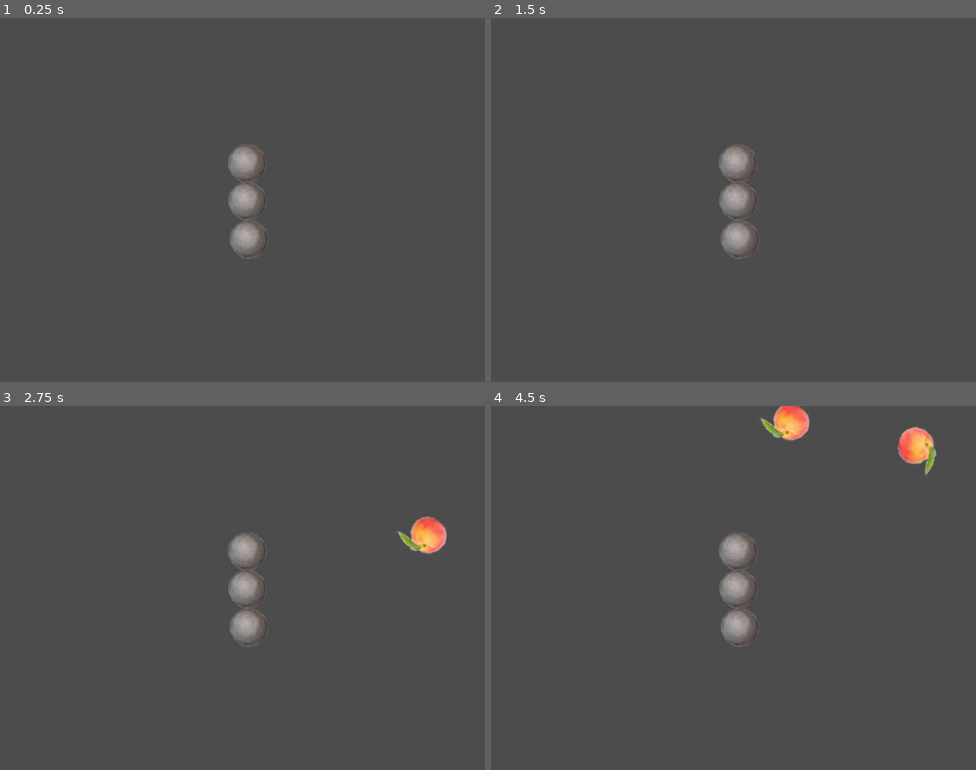
Above: before the commit, frames 1-4 (two rows, left to right).
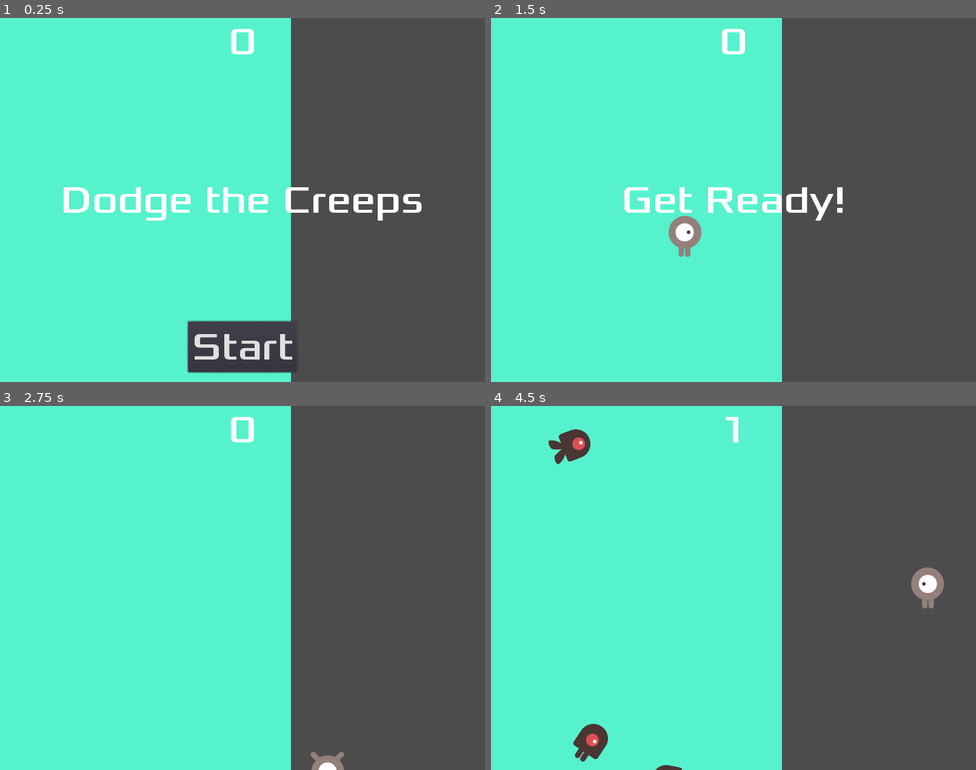
Above: after the commit, the same moments.

Repository: jwackito/dodgethecovid
Game: Godot game, scene res://scenes/Main.tscn
Two runs of this game, one before a commit and one after it. Both use one fixed random seed, a clock stepped at 60 frames per second and the inputs below. Before the commit the project starts from res://scenes/LevelOne.tscn.
Inputs (mouse positions are in pixels of both pictures, inside the frame that each line leads up to):
- Up to frame 1 (0.25 s): no input
- Up to frame 2 (1.5 s): click (733, 345) at 0.5 s, where only the run after the commit has a clickable "Start"; tap Enter at 1.25 s; hold Right (ui_right) from 1.28 s (still down)
- Up to frame 3 (2.75 s): release Right (ui_right) at 2.03 s; hold Down (ui_down) from 2.03 s (still down)
- Up to frame 4 (4.5 s): release Down (ui_down) at 2.78 s; hold Right (ui_right) 2.78-3.53 s; hold Up (ui_up) 3.53-4.28 s; hold Left (ui_left) from 4.28 s (still down)

The runs differ from the first frame. In frame 1, 58% of the frame differs, in the area x 0-87%, y 0-100%; in frame 2, 60%; in frame 3, 61%; in frame 4, 62%, in the area x 0-94%, y 0-100%.

Commit message:
Added GUI scenes

Diff:
--- /dev/null
+++ b/Dodge The Creeps/assets/art/GUI/bar_bg.svg
@@ -0,0 +1,65 @@
+<?xml version="1.0" encoding="UTF-8" standalone="no"?>
+<!-- Created with Inkscape (http://www.inkscape.org/) -->
+
+<svg
+   xmlns:dc="http://purl.org/dc/elements/1.1/"
+   xmlns:cc="http://creativecommons.org/ns#"
+   xmlns:rdf="http://www.w3.org/1999/02/22-rdf-syntax-ns#"
+   xmlns:svg="http://www.w3.org/2000/svg"
+   xmlns="http://www.w3.org/2000/svg"
+   xmlns:sodipodi="http://sodipodi.sourceforge.net/DTD/sodipodi-0.dtd"
+   xmlns:inkscape="http://www.inkscape.org/namespaces/inkscape"
+   width="34.924999mm"
+   height="9.5249996mm"
+   viewBox="0 0 34.924999 9.5249996"
+   version="1.1"
+   id="svg8"
+   inkscape:version="0.92.5 (2060ec1f9f, 2020-04-08)"
+   sodipodi:docname="bar_bg.svg">
+  <defs
+     id="defs2" />
+  <sodipodi:namedview
+     id="base"
+     pagecolor="#ffffff"
+     bordercolor="#666666"
+     borderopacity="1.0"
+     inkscape:pageopacity="0.0"
+     inkscape:pageshadow="2"
+     inkscape:zoom="2.8"
+     inkscape:cx="110.53264"
+     inkscape:cy="-91.312466"
+     inkscape:document-units="mm"
+     inkscape:current-layer="layer1"
+     showgrid="false"
+     inkscape:window-width="1920"
+     inkscape:window-height="1024"
+     inkscape:window-x="0"
+     inkscape:window-y="0"
+     inkscape:window-maximized="1" />
+  <metadata
+     id="metadata5">
+    <rdf:RDF>
+      <cc:Work
+         rdf:about="">
+        <dc:format>image/svg+xml</dc:format>
+        <dc:type
+           rdf:resource="http://purl.org/dc/dcmitype/StillImage" />
+        <dc:title></dc:title>
+      </cc:Work>
+    </rdf:RDF>
+  </metadata>
+  <g
+     inkscape:label="Layer 1"
+     inkscape:groupmode="layer"
+     id="layer1"
+     transform="translate(-28.952979,-29.794457)">
+    <rect
+       style="fill:none;fill-opacity:1;fill-rule:nonzero;stroke:#008000;stroke-width:1.05833328;stroke-linecap:round;stroke-miterlimit:4;stroke-dasharray:none;stroke-opacity:1"
+       id="rect815"
+       width="33.866665"
+       height="8.4666662"
+       x="29.482145"
+       y="30.323624"
+       ry="3.4017844" />
+  </g>
+</svg>
--- /dev/null
+++ b/Dodge The Creeps/assets/art/GUI/bar_fill.svg
@@ -0,0 +1,65 @@
+<?xml version="1.0" encoding="UTF-8" standalone="no"?>
+<!-- Created with Inkscape (http://www.inkscape.org/) -->
+
+<svg
+   xmlns:dc="http://purl.org/dc/elements/1.1/"
+   xmlns:cc="http://creativecommons.org/ns#"
+   xmlns:rdf="http://www.w3.org/1999/02/22-rdf-syntax-ns#"
+   xmlns:svg="http://www.w3.org/2000/svg"
+   xmlns="http://www.w3.org/2000/svg"
+   xmlns:sodipodi="http://sodipodi.sourceforge.net/DTD/sodipodi-0.dtd"
+   xmlns:inkscape="http://www.inkscape.org/namespaces/inkscape"
+   width="34.924999mm"
+   height="9.5249996mm"
+   viewBox="0 0 34.924999 9.5249996"
+   version="1.1"
+   id="svg8"
+   inkscape:version="0.92.5 (2060ec1f9f, 2020-04-08)"
+   sodipodi:docname="bar_fill.svg">
+  <defs
+     id="defs2" />
+  <sodipodi:namedview
+     id="base"
+     pagecolor="#ffffff"
+     bordercolor="#666666"
+     borderopacity="1.0"
+     inkscape:pageopacity="0.0"
+     inkscape:pageshadow="2"
+     inkscape:zoom="7.9195959"
+     inkscape:cx="73.063072"
+     inkscape:cy="19.233892"
+     inkscape:document-units="mm"
+     inkscape:current-layer="layer1"
+     showgrid="false"
+     inkscape:window-width="1920"
+     inkscape:window-height="1024"
+     inkscape:window-x="0"
+     inkscape:window-y="0"
+     inkscape:window-maximized="1" />
+  <metadata
+     id="metadata5">
+    <rdf:RDF>
+      <cc:Work
+         rdf:about="">
+        <dc:format>image/svg+xml</dc:format>
+        <dc:type
+           rdf:resource="http://purl.org/dc/dcmitype/StillImage" />
+        <dc:title></dc:title>
+      </cc:Work>
+    </rdf:RDF>
+  </metadata>
+  <g
+     inkscape:label="Layer 1"
+     inkscape:groupmode="layer"
+     id="layer1"
+     transform="translate(-28.952979,-29.794457)">
+    <rect
+       style="fill:#00c000;fill-opacity:1;fill-rule:nonzero;stroke:none;stroke-width:1.05833328;stroke-linecap:round;stroke-miterlimit:4;stroke-dasharray:none;stroke-opacity:1"
+       id="rect815"
+       width="33.866665"
+       height="8.4666662"
+       x="29.482145"
+       y="30.323624"
+       ry="3.4017844" />
+  </g>
+</svg>
--- /dev/null
+++ b/Dodge The Creeps/assets/art/GUI/counter_bg.svg
@@ -0,0 +1,65 @@
+<?xml version="1.0" encoding="UTF-8" standalone="no"?>
+<!-- Created with Inkscape (http://www.inkscape.org/) -->
+
+<svg
+   xmlns:dc="http://purl.org/dc/elements/1.1/"
+   xmlns:cc="http://creativecommons.org/ns#"
+   xmlns:rdf="http://www.w3.org/1999/02/22-rdf-syntax-ns#"
+   xmlns:svg="http://www.w3.org/2000/svg"
+   xmlns="http://www.w3.org/2000/svg"
+   xmlns:sodipodi="http://sodipodi.sourceforge.net/DTD/sodipodi-0.dtd"
+   xmlns:inkscape="http://www.inkscape.org/namespaces/inkscape"
+   width="34.924999mm"
+   height="9.5249996mm"
+   viewBox="0 0 34.924999 9.5249996"
+   version="1.1"
+   id="svg8"
+   inkscape:version="0.92.5 (2060ec1f9f, 2020-04-08)"
+   sodipodi:docname="counter_bg.svg">
+  <defs
+     id="defs2" />
+  <sodipodi:namedview
+     id="base"
+     pagecolor="#ffffff"
+     bordercolor="#666666"
+     borderopacity="1.0"
+     inkscape:pageopacity="0.0"
+     inkscape:pageshadow="2"
+     inkscape:zoom="7.9195959"
+     inkscape:cx="54.564653"
+     inkscape:cy="19.233892"
+     inkscape:document-units="mm"
+     inkscape:current-layer="layer1"
+     showgrid="false"
+     inkscape:window-width="1920"
+     inkscape:window-height="1024"
+     inkscape:window-x="0"
+     inkscape:window-y="0"
+     inkscape:window-maximized="1" />
+  <metadata
+     id="metadata5">
+    <rdf:RDF>
+      <cc:Work
+         rdf:about="">
+        <dc:format>image/svg+xml</dc:format>
+        <dc:type
+           rdf:resource="http://purl.org/dc/dcmitype/StillImage" />
+        <dc:title />
+      </cc:Work>
+    </rdf:RDF>
+  </metadata>
+  <g
+     inkscape:label="Layer 1"
+     inkscape:groupmode="layer"
+     id="layer1"
+     transform="translate(-28.952979,-29.794457)">
+    <rect
+       style="fill:#4d4d4d;fill-opacity:1;fill-rule:nonzero;stroke:none;stroke-width:1.05833328;stroke-linecap:round;stroke-miterlimit:4;stroke-dasharray:none;stroke-opacity:1"
+       id="rect815"
+       width="33.866665"
+       height="8.4666662"
+       x="29.482145"
+       y="30.323624"
+       ry="3.4017844" />
+  </g>
+</svg>
--- /dev/null
+++ b/Dodge The Creeps/assets/art/GUI/default_theme/default_dynamicfont.tres
@@ -0,0 +1,7 @@
+[gd_resource type="DynamicFont" load_steps=2 format=2]
+
+[ext_resource path="res://assets/art/GUI/default_theme/fonts/Xolonium-Regular.ttf" type="DynamicFontData" id=1]
+
+[resource]
+size = 22
+font_data = ExtResource( 1 )
--- /dev/null
+++ b/Dodge The Creeps/assets/art/GUI/default_theme/default_theme.tres
@@ -0,0 +1,15 @@
+[gd_resource type="Theme" load_steps=2 format=2]
+
+[ext_resource path="res://assets/art/GUI/default_theme/default_dynamicfont.tres" type="DynamicFont" id=1]
+
+[resource]
+default_font = ExtResource( 1 )
+Label/colors/font_color = Color( 1, 1, 1, 1 )
+Label/colors/font_color_shadow = Color( 0, 0, 0, 0 )
+Label/colors/font_outline_modulate = Color( 1, 1, 1, 1 )
+Label/constants/line_spacing = 3
+Label/constants/shadow_as_outline = 0
+Label/constants/shadow_offset_x = 1
+Label/constants/shadow_offset_y = 1
+Label/fonts/font = null
+Label/styles/normal = null
--- a/Dodge The Creeps/project.godot
+++ b/Dodge The Creeps/project.godot
@@ -9,22 +9,22 @@
 config_version=4
 
 _global_script_classes=[ {
-"base": "Reference",
+"base": "Person",
 "class": "Gendarme",
 "language": "GDScript",
 "path": "res://src/Gendarme.gd"
 }, {
-"base": "Reference",
+"base": "Node",
 "class": "LevelOne",
 "language": "GDScript",
 "path": "res://src/LevelOne.gd"
 }, {
-"base": "Reference",
+"base": "RigidBody2D",
 "class": "Person",
 "language": "GDScript",
 "path": "res://src/Person.gd"
 }, {
-"base": "Reference",
+"base": "Person",
 "class": "PersonWithMask",
 "language": "GDScript",
 "path": "res://src/PersonWithMask.gd"
@@ -38,8 +38,8 @@
 
 [application]
 
-config/name="Dodge The Creeps"
-run/main_scene="res://scenes/LevelOne.tscn"
+config/name="Escape From Covid-19"
+run/main_scene="res://scenes/Main.tscn"
 config/icon="res://icon.png"
 
 [display]
--- /dev/null
+++ b/Dodge The Creeps/scenes/GUI/Bar.tscn
@@ -0,0 +1,63 @@
+[gd_scene load_steps=6 format=2]
+
+[ext_resource path="res://assets/art/GUI/bar_bg.svg" type="Texture" id=1]
+[ext_resource path="res://assets/art/GUI/bar_fill.svg" type="Texture" id=2]
+[ext_resource path="res://assets/art/GUI/facemask.png" type="Texture" id=3]
+[ext_resource path="res://assets/art/GUI/default_theme/default_theme.tres" type="Theme" id=4]
+[ext_resource path="res://assets/art/GUI/counter_bg.svg" type="Texture" id=5]
+
+[node name="Bar" type="HBoxContainer"]
+margin_right = 266.0
+margin_bottom = 36.0
+__meta__ = {
+"_edit_use_anchors_": false
+}
+
+[node name="Container" type="NinePatchRect" parent="."]
+margin_right = 130.0
+margin_bottom = 36.0
+rect_min_size = Vector2( 130, 0 )
+texture = ExtResource( 5 )
+patch_margin_left = 8
+patch_margin_top = 8
+patch_margin_right = 8
+patch_margin_bottom = 8
+__meta__ = {
+"_edit_use_anchors_": false
+}
+
+[node name="Label" type="Label" parent="Container"]
+anchor_left = 1.0
+anchor_top = 0.5
+anchor_right = 1.0
+anchor_bottom = 0.5
+margin_left = -61.0
+margin_top = -18.0
+margin_bottom = 18.0
+theme = ExtResource( 4 )
+text = "95%"
+align = 1
+valign = 1
+__meta__ = {
+"_edit_use_anchors_": false
+}
+
+[node name="TextureRect" type="TextureRect" parent="Container"]
+anchor_top = 0.5
+anchor_bottom = 0.5
+margin_top = -27.0
+margin_right = 64.0
+margin_bottom = 27.0
+texture = ExtResource( 3 )
+__meta__ = {
+"_edit_use_anchors_": false
+}
+
+[node name="TextureProgress" type="TextureProgress" parent="."]
+margin_left = 134.0
+margin_right = 266.0
+margin_bottom = 36.0
+value = 75.0
+rounded = true
+texture_under = ExtResource( 1 )
+texture_progress = ExtResource( 2 )
--- /dev/null
+++ b/Dodge The Creeps/scenes/GUI/Counter.tscn
@@ -0,0 +1,44 @@
+[gd_scene load_steps=4 format=2]
+
+[ext_resource path="res://assets/art/GUI/counter_bg.svg" type="Texture" id=1]
+[ext_resource path="res://assets/art/GUI/default_theme/default_theme.tres" type="Theme" id=2]
+[ext_resource path="res://assets/art/GUI/facemask.png" type="Texture" id=3]
+
+[node name="Container" type="NinePatchRect"]
+margin_right = 154.0
+margin_bottom = 37.0
+texture = ExtResource( 1 )
+patch_margin_left = 8
+patch_margin_top = 8
+patch_margin_right = 8
+patch_margin_bottom = 8
+__meta__ = {
+"_edit_use_anchors_": false
+}
+
+[node name="Label" type="Label" parent="."]
+anchor_left = 1.0
+anchor_top = 0.5
+anchor_right = 1.0
+anchor_bottom = 0.5
+margin_left = -61.0
+margin_top = -18.0
+margin_bottom = 18.0
+theme = ExtResource( 2 )
+text = "95%"
+align = 1
+valign = 1
+__meta__ = {
+"_edit_use_anchors_": false
+}
+
+[node name="TextureRect" type="TextureRect" parent="."]
+anchor_top = 0.5
+anchor_bottom = 0.5
+margin_top = -27.0
+margin_right = 64.0
+margin_bottom = 27.0
+texture = ExtResource( 3 )
+__meta__ = {
+"_edit_use_anchors_": false
+}
--- /dev/null
+++ b/Dodge The Creeps/scenes/GUI/CovidBar.tscn
@@ -0,0 +1,9 @@
+[gd_scene load_steps=3 format=2]
+
+[ext_resource path="res://scenes/GUI/Bar.tscn" type="PackedScene" id=1]
+[ext_resource path="res://assets/art/GUI/covid.png" type="Texture" id=2]
+
+[node name="CovidBar" instance=ExtResource( 1 )]
+
+[node name="TextureRect" parent="Container" index="1"]
+texture = ExtResource( 2 )
--- /dev/null
+++ b/Dodge The Creeps/scenes/GUI/MaskBar.tscn
@@ -0,0 +1,5 @@
+[gd_scene load_steps=2 format=2]
+
+[ext_resource path="res://scenes/GUI/Bar.tscn" type="PackedScene" id=1]
+
+[node name="MaskBar" instance=ExtResource( 1 )]
--- a/Dodge The Creeps/scenes/Hud.tscn
+++ b/Dodge The Creeps/scenes/Hud.tscn
@@ -1,7 +1,7 @@
 [gd_scene load_steps=6 format=2]
 
 [ext_resource path="res://src/Hud.gd" type="Script" id=1]
-[ext_resource path="res://assets/fonts/Xolonium-Regular.ttf" type="DynamicFontData" id=2]
+[ext_resource path="res://assets/art/GUI/default_theme/fonts/Xolonium-Regular.ttf" type="DynamicFontData" id=2]
 
 [sub_resource type="DynamicFont" id=1]
 size = 64
--- /dev/null
+++ b/Dodge The Creeps/scenes/Interface.tscn
@@ -0,0 +1,21 @@
+[gd_scene load_steps=3 format=2]
+
+[ext_resource path="res://scenes/GUI/MaskBar.tscn" type="PackedScene" id=1]
+[ext_resource path="res://scenes/GUI/CovidBar.tscn" type="PackedScene" id=2]
+
+[node name="Interface" type="Control"]
+anchor_right = 1.0
+anchor_bottom = 1.0
+__meta__ = {
+"_edit_use_anchors_": false
+}
+
+[node name="MaskBar" parent="." instance=ExtResource( 1 )]
+margin_top = 25.1984
+margin_bottom = 61.1984
+
+[node name="CovidBar" parent="." instance=ExtResource( 2 )]
+margin_left = 2.74011
+margin_top = 94.7976
+margin_right = 268.74
+margin_bottom = 130.798
--- a/Dodge The Creeps/scenes/Main.tscn
+++ b/Dodge The Creeps/scenes/Main.tscn
@@ -1,10 +1,11 @@
-[gd_scene load_steps=7 format=2]
+[gd_scene load_steps=8 format=2]
 
 [ext_resource path="res://scenes/Mob.tscn" type="PackedScene" id=1]
 [ext_resource path="res://src/Main.gd" type="Script" id=2]
 [ext_resource path="res://scenes/Player.tscn" type="PackedScene" id=3]
 [ext_resource path="res://scenes/Hud.tscn" type="PackedScene" id=4]
 [ext_resource path="res://assets/art/House In a Forest Loop.ogg" type="AudioStream" id=5]
+[ext_resource path="res://scenes/Interface.tscn" type="PackedScene" id=6]
 
 [sub_resource type="Curve2D" id=1]
 _data = {
@@ -14,6 +15,8 @@
 [node name="Main" type="Node2D"]
 script = ExtResource( 2 )
 Mob = ExtResource( 1 )
+
+[node name="Interface" parent="." instance=ExtResource( 6 )]
 
 [node name="ColorRect" type="ColorRect" parent="."]
 margin_right = 480.0
--- a/Dodge The Creeps/scenes/Mob.tscn
+++ b/Dodge The Creeps/scenes/Mob.tscn
@@ -44,7 +44,6 @@
 scale = Vector2( 0.5, 0.5 )
 frames = SubResource( 1 )
 animation = "walk"
-frame = 1
 playing = true
 
 [node name="CollisionShape2D" type="CollisionShape2D" parent="."]
--- a/Dodge The Creeps/src/Hud.gd
+++ b/Dodge The Creeps/src/Hud.gd
@@ -14,7 +14,7 @@
 func show_game_over():
 	show_message("Game Over")
 	yield($MessageTimer, "timeout")
-	$Message.text = "Dodge the Creeps"
+	$Message.text = "Escape from Covid-19"
 	$Message.show()
 	yield(get_tree().create_timer(1), "timeout")
 	$StartButton.show()
Not shown, added: Dodge The Creeps/assets/art/GUI/bar_bg.svg.import
Not shown, added: Dodge The Creeps/assets/art/GUI/bar_fill.svg.import
Not shown, added: Dodge The Creeps/assets/art/GUI/counter_bg.svg.import
Binary file added: Dodge The Creeps/assets/art/GUI/covid.png
Not shown, added: Dodge The Creeps/assets/art/GUI/covid.png.import
Renamed: Dodge The Creeps/assets/fonts/FONTLOG.txt -> Dodge The Creeps/assets/art/GUI/default_theme/fonts/FONTLOG.txt
Renamed: Dodge The Creeps/assets/fonts/LICENSE.txt -> Dodge The Creeps/assets/art/GUI/default_theme/fonts/LICENSE.txt
Renamed: Dodge The Creeps/assets/fonts/Xolonium-Regular.ttf -> Dodge The Creeps/assets/art/GUI/default_theme/fonts/Xolonium-Regular.ttf
Binary file added: Dodge The Creeps/assets/art/GUI/facemask.png
Not shown, added: Dodge The Creeps/assets/art/GUI/facemask.png.import
